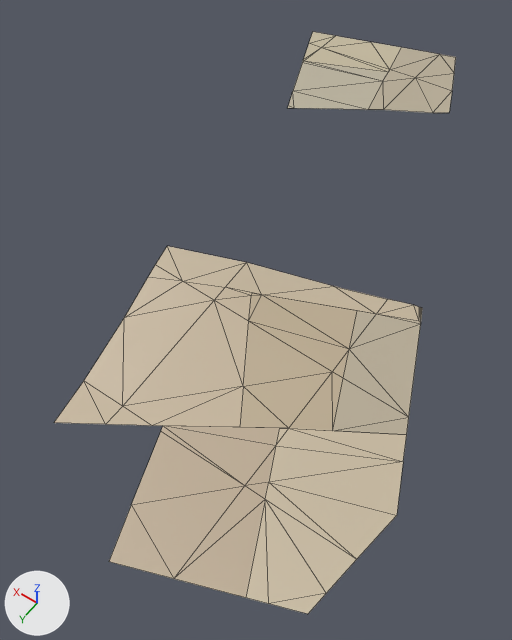
The glTF model assets/malta/countryside/farm_26_15_soil.glb: old version first, new version second.
Before and after are seen from a camera (50 mm lens) standing at (269.0, 98.0, 341.0) and looking at (423.0, -118.0, 1.0). The axes (+X, +Y, +Z) are drawn at lower left. The lights are the same throughout. The picture after the commit comes second. Mesh edges are drawn as thin lines. Vertices at exactly the same position are counted once.

In view in the first picture: 'geometry_0'.
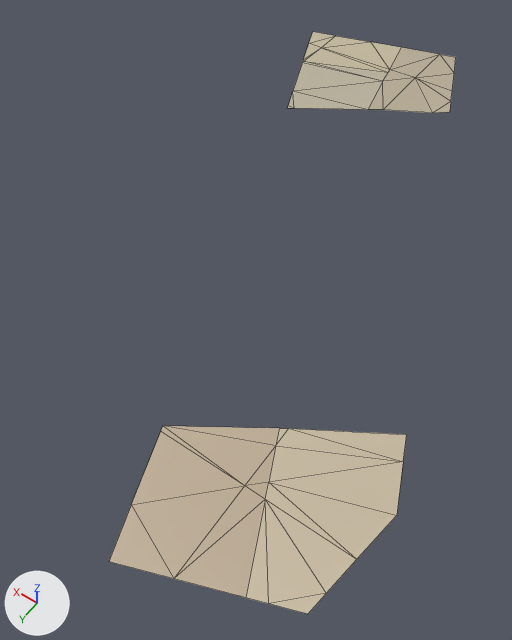
What changed in the scene script:
```text
Change me_geometry_0:
    used by ob_geometry_0; location = (0.0, 0.0, 0.0)
    verts and faces of me_geometry_0; kept vertices keep their numbers, new ones are numbered from 85
    before: 1 (440.0, -340.0, 43.0) at pixel (415, 77), 3 (411.0, -311.0, 42.0) at pixel (432, 112), 4 (411.0, -340.0, 44.0) at pixel (452, 90), 5 (402.0, -317.0, 42.0) at pixel (449, 112)
    remove me_geometry_0.from_pydata(...)  # 85 vertices, 103 faces; spans x 293.0..539.0, y -382.0..45.0, z 16.0..44.0
    add me_geometry_0.from_pydata(...)  # 47 vertices, 52 faces; spans x 293.0..539.0, y -382.0..45.0, z 17.0..44.0
    me_geometry_0 part 1
    add delete_vertices([5])  # with the faces that use them
    add delete_faces([(1, 3, 4)])
    add verts[85] = (406.0, -328.0, 44.0)  # pixel (450, 101)
    add verts[86] = (402.0, -317.0, 43.0)  # pixel (449, 111)
    add faces += [(1, 3, 85), (3, 86, 85), (1, 85, 4)]
    me_geometry_0 part 2
    39 vertices are removed from x 313.0..487.0, y -168.0..8.0, z 16.0..30.0
    52 faces are deleted
```

Pixel boxes [x1, y1, x2, y2] of what changed, in the pictures (512 x 640 px; the box of a moved part takes in the faces that stretch with it):
'geometry_0', reshaped (14% narrower): before [54, 32, 456, 614]; after [109, 32, 456, 614]
part 1 of me_geometry_0, moved or reshaped: [416, 78, 452, 113] in both
part 2 of me_geometry_0, deleted (beige): before [54, 246, 422, 435]
